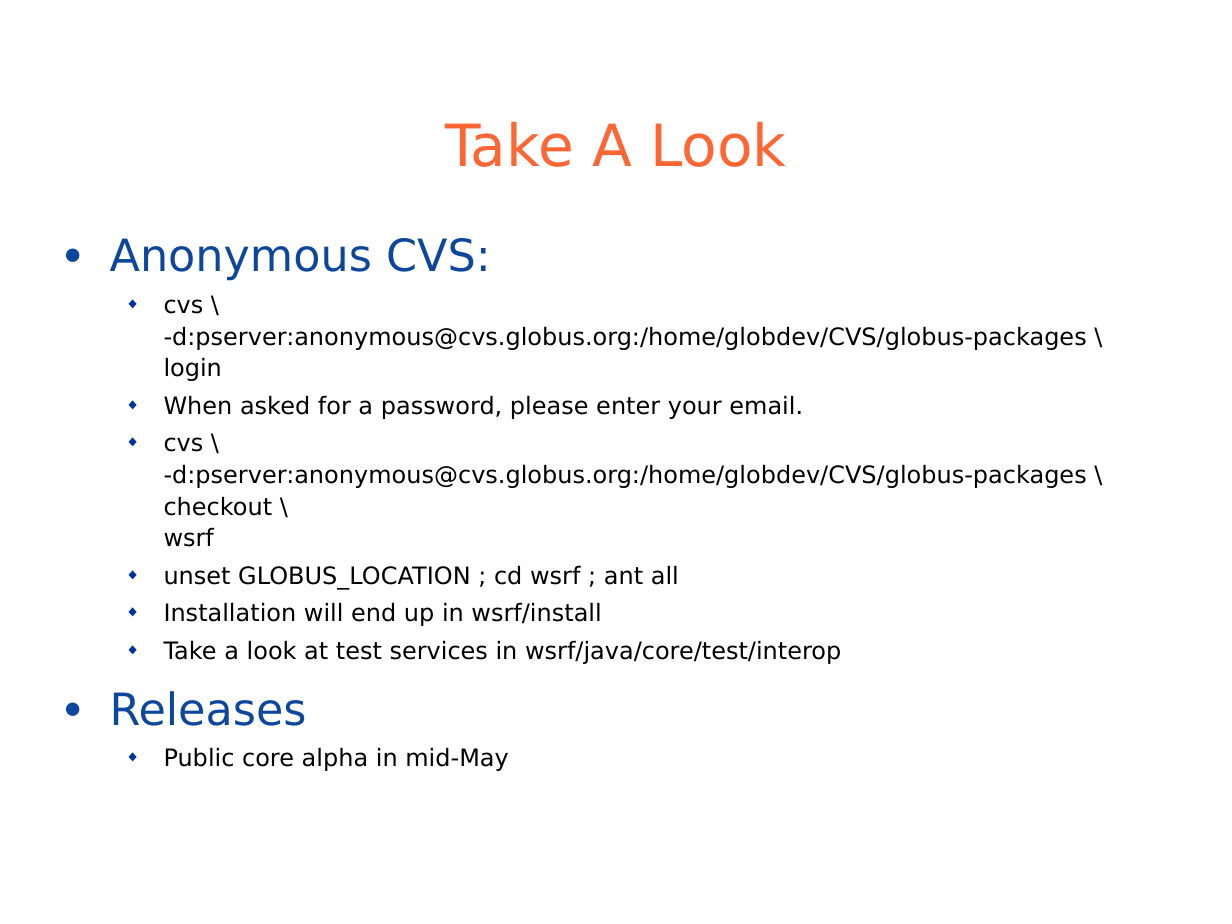
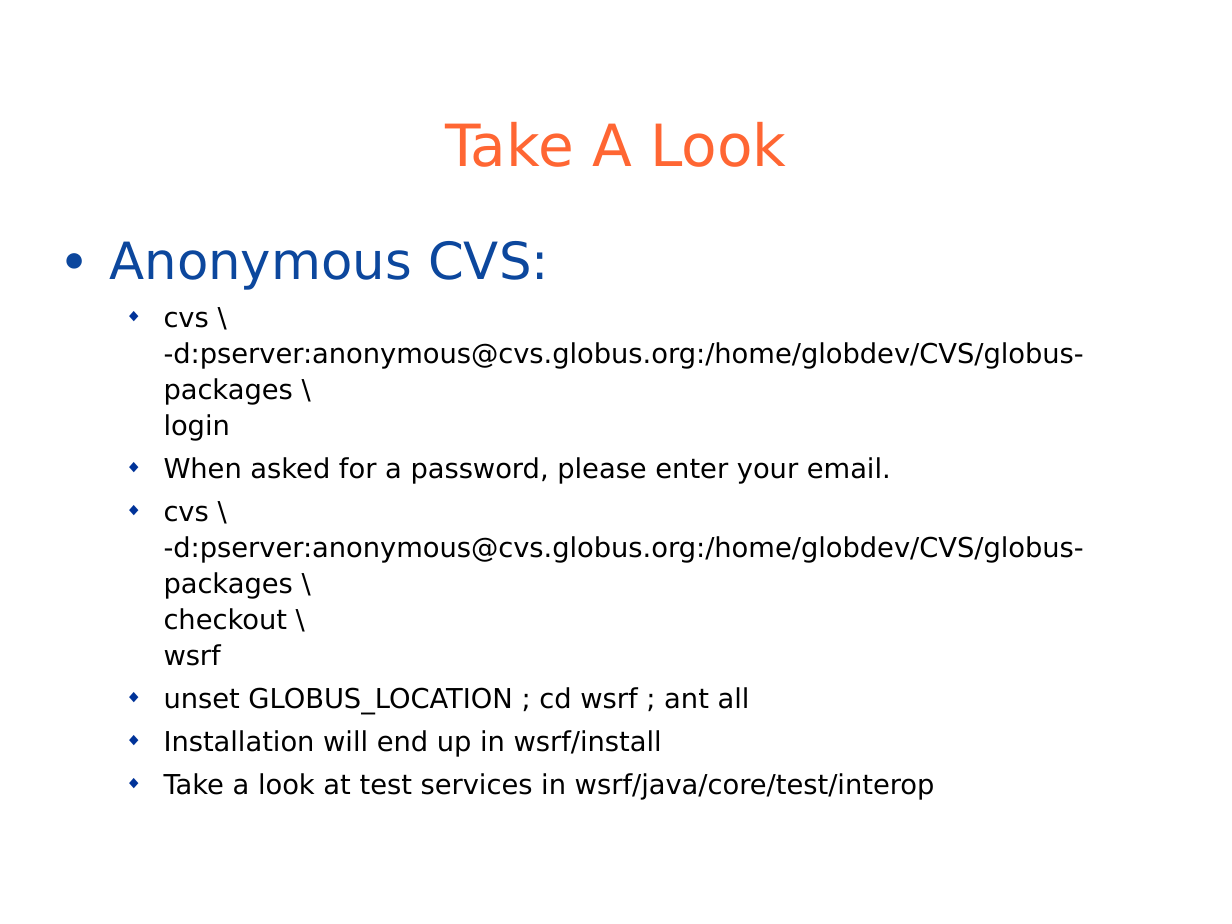
Before and after one commit to globus/globus-toolkit-documentation, a slide deck: slide 60 of toolkit/docs/development/wsrf/WSRFTutorial.ppt. Drawn at 1232x924 pixels with LibreOffice and Linux fonts; fonts in the diff are those of the drawing; background and template pictures are left out. Boxes give left, top, right and bottom in pixels: in the first picture for what was removed or moved away, otherwise in the second. Text is boxed around its words. In the diff, an @@ line names an element or a change of style, - is before the commit and + after.

```diff
--- a/toolkit/docs/development/wsrf/WSRFTutorial.ppt
+++ b/toolkit/docs/development/wsrf/WSRFTutorial.ppt
@@ text "Anonymous CVS:" at <box>110,241,1084,800</box>: size 26 to 30 pt in "Anonymous CVS:"; size 14 to 16 pt; more space between paragraphs @@
@@ text at <box>110,691,508,771</box>: paragraphs removed @@
-● Releases
-  ◆ Public core alpha in mid-May
```
Also in this commit, not shown: 1 other slide changed.
